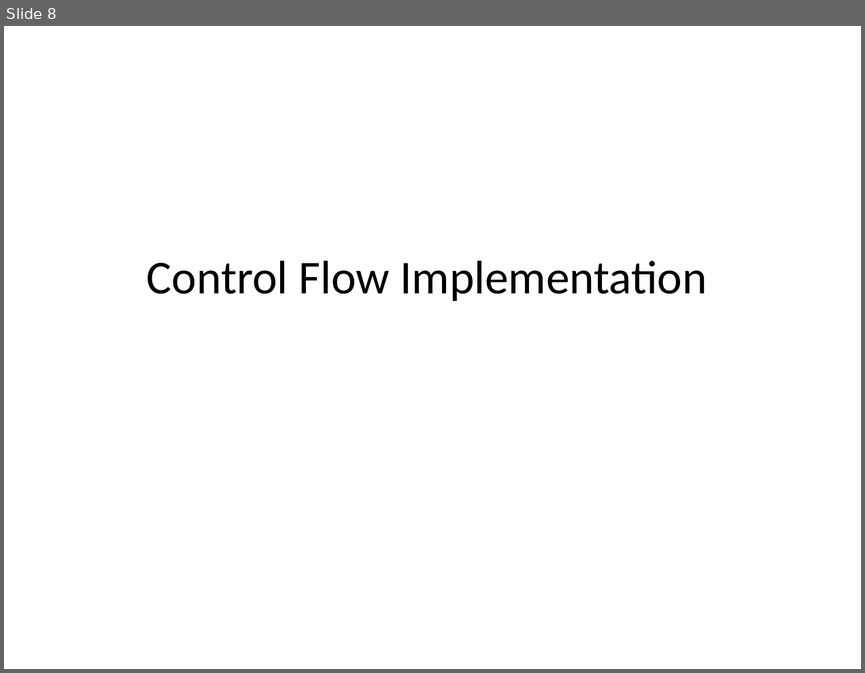
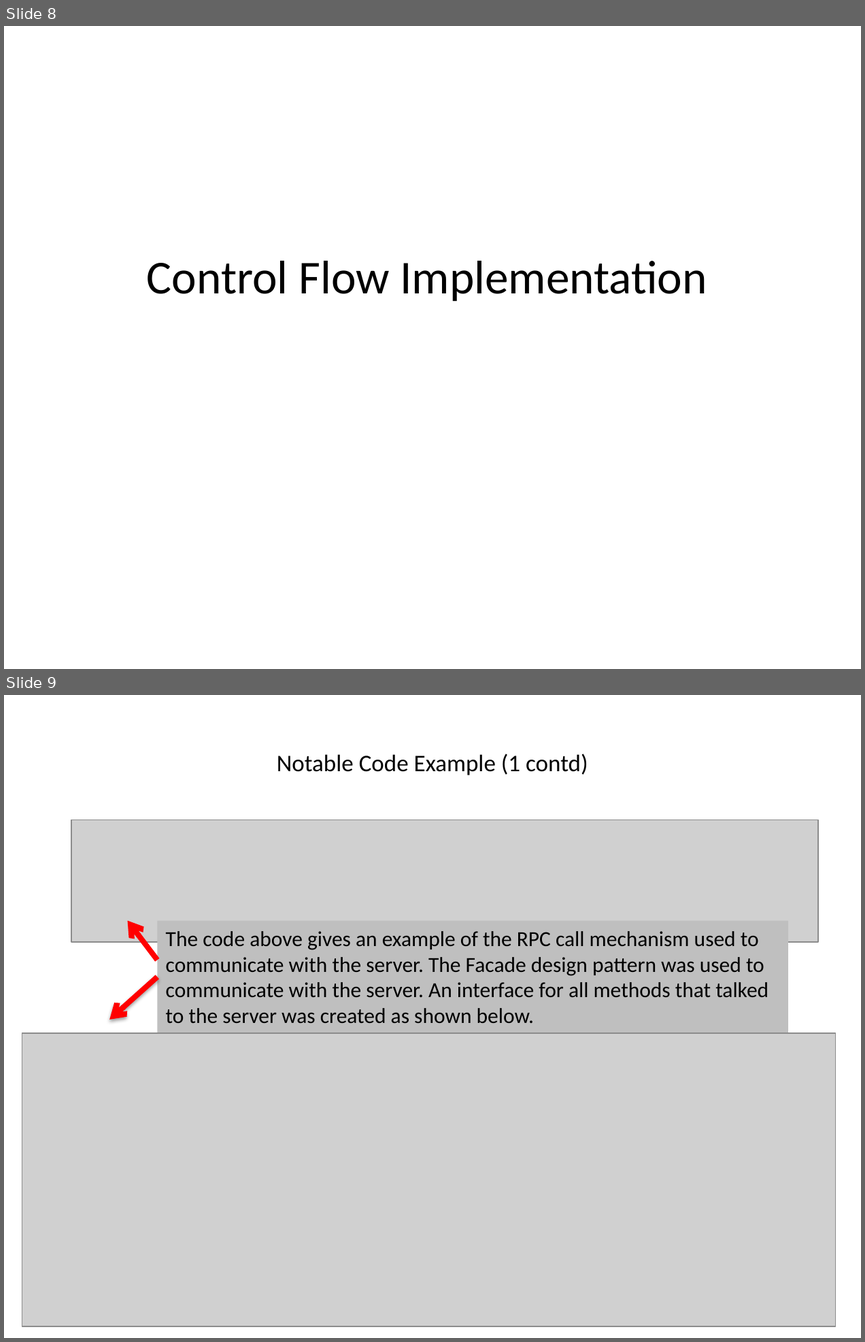
Before and after one commit to AtulanZaman/HealthyEatingApp, a slide deck: Documents/Assign#3/Presentation.pptx. Shown one above the other, each under a label of ours: slide 8 before the commit, slides 8 and 9 after it. The pictures are 865x673 and 865x1342 pixels, drawn with LibreOffice and Linux fonts; fonts in the diff are those of the drawing; grey boxes stand for pictures. Boxes give left, top, right and bottom in pixels: in the first picture for what was removed or moved away, otherwise in the second. Text is boxed around its words. In the diff, an @@ line names an element or a change of style, - is before the commit and + after.

```diff
--- a/Documents/Assign#3/Presentation.pptx
+++ b/Documents/Assign#3/Presentation.pptx
@@ slide 9 added at box(4, 695, 861, 1338), background #FFFFFF @@
@@ title added at box(277, 753, 588, 775), 20 pt, text #000000 @@
+Notable Code Example (1 contd)
@@ picture added at box(71, 820, 818, 942) @@
@@ arrow added from (158, 960) to (127, 920), #FF0000 4.5 pt @@
@@ rectangle added at box(158, 920, 788, 1032), fill #BFBFBF, 18 pt, text #000000 @@
+The code above gives an example of the RPC call mechanism used to communicate with the server. The Facade design pattern was used to communicate with the server. An interface for all methods that talked to the server was created as shown below.
@@ arrow added from (158, 977) to (109, 1019), #FF0000 4.5 pt @@
@@ picture added at box(22, 1032, 836, 1325) @@
```
Also in this commit, not shown: 4 other slides added, 5 other files.
